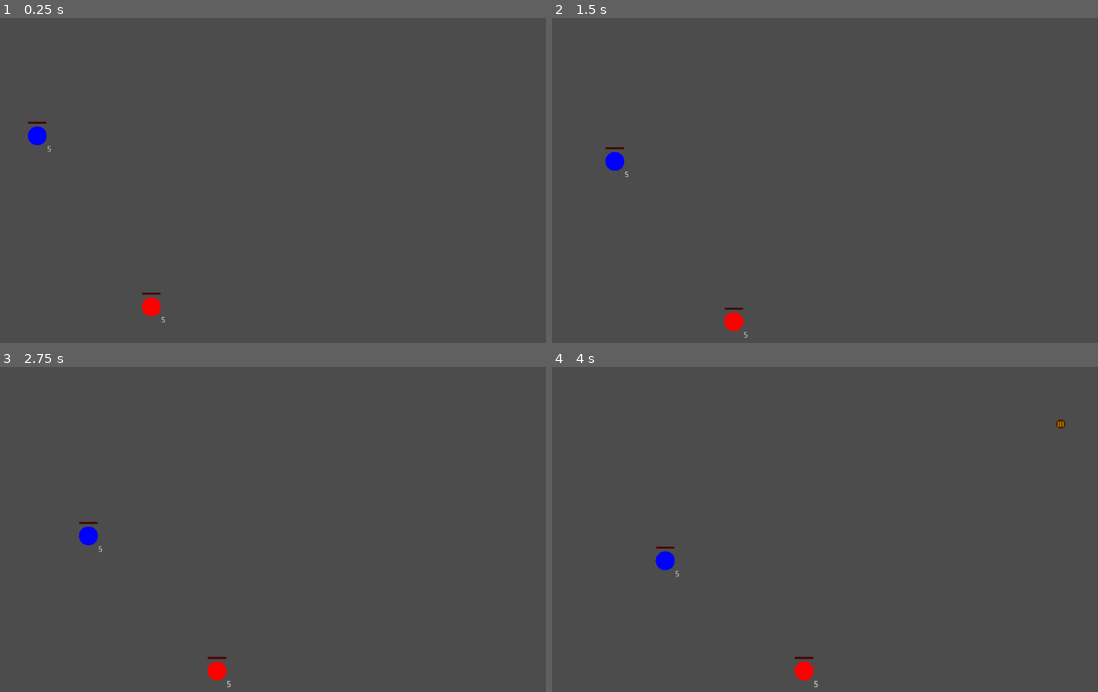
Above: before the commit, frames 1-4 (two rows, left to right).
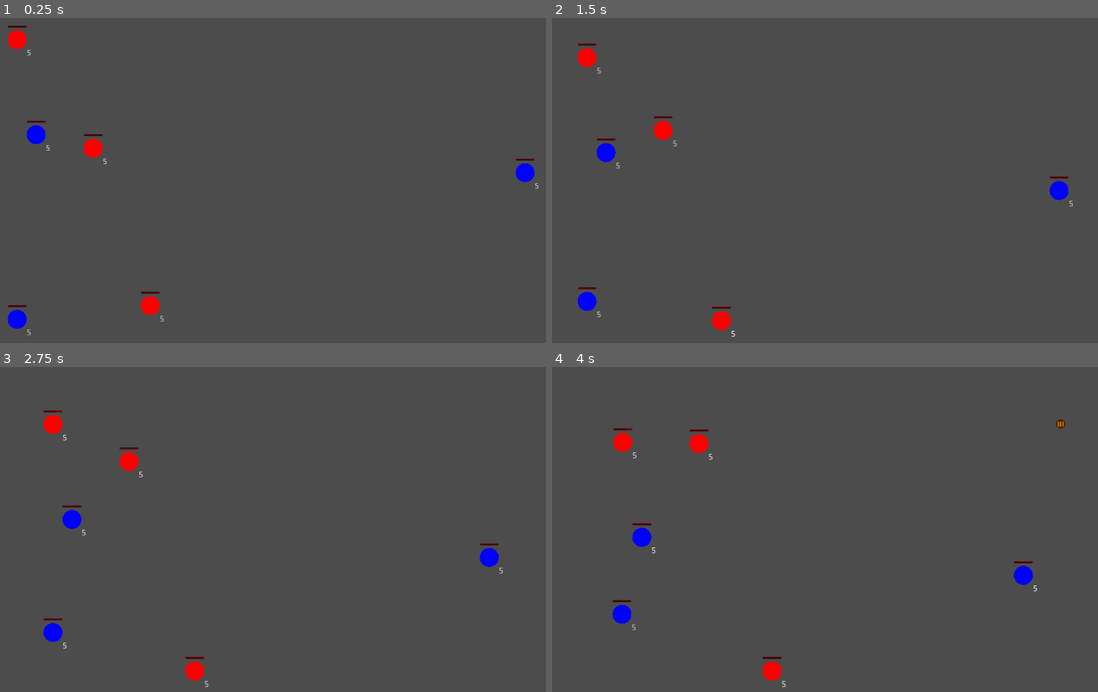
Above: after the commit, the same moments.

Repository: Nabiz/ZombieGameAI
Game: Godot game, scene res://Main.tscn
Same seed, same stepped clock (60 frames per second), same inputs: the game is played once before the commit and once after it.
Inputs:
- Up to frame 1 (0.25 s): no input
- Up to frame 2 (1.5 s): no input
- Up to frame 3 (2.75 s): no input
- Up to frame 4 (4 s): no input

The runs differ from the first frame. In frame 1, 1.0% of the frame differs, in the area x 1-99%, y 2-98%; in frame 2, 1.4%; in frame 3, 1.6%; in frame 4, 1.6%, in the area x 11-89%, y 18-99%.

Commit message:
add bot shooting

Diff:
--- a/BotShooter/Bot.gd
+++ b/BotShooter/Bot.gd
@@ -1,4 +1,4 @@
-extends Node2D
+extends KinematicBody2D
 
 var astar
 var health = 10
@@ -10,13 +10,17 @@
 var destination = null
 var destination_id = null
 
-var speed = 50
+var speed = 35
 var path = []
 var direction
+
+var can_shoot = false
 
 export var team = 0
 
 var raycast
+var shoot_ray
+
 
 func _ready():
 	astar = MyAstar.new()
@@ -25,6 +29,11 @@
 	ammo_label = $Label
 	ammo_label.text = str(ammo)
 	raycast = $RayCast2D
+	shoot_ray = $ShootRay
+	if team == 0:
+		shoot_ray.modulate = Color.blue
+	else:
+		shoot_ray.modulate = Color.red
 
 func initialize():
 	vertex = Utils.graph.vertices[randi() % len(Utils.graph.vertices)].id
@@ -52,6 +61,11 @@
 		else:
 			search_for_new_path(Utils.graph.vertices[randi() % len(Utils.graph.vertices)].id)
 
+	if health == 0:
+		$CollisionShape2D.disabled = true
+		visible = false
+		set_process(false)
+
 	raycast_enemy()
 
 func search_for_new_path(target):
@@ -78,15 +92,36 @@
 	if team == 0:
 		enemies = Utils.team1
 	else:
-		enemies = []#Utils.team0
+		enemies = Utils.team0
 	for enemy in enemies:
 		raycast.set_cast_to(enemy.position-self.position)
 		raycast.force_raycast_update()
-		if raycast.get_collider():
-			prints(self.name, "shoots to", raycast.get_collider())
+		if raycast.get_collider() == enemy:
+			shoot_to_enemy(enemy, enemies)
+
+func shoot_to_enemy(enemy, enemies):
+	if can_shoot:
+		can_shoot = false
+		shoot_ray.set_cast_to(100*(enemy.position-self.position).rotated(rand_range(-0.2, 0.2)))
+		shoot_ray.force_raycast_update()
+		var shoot_object = shoot_ray.get_collider()
+		if shoot_object in enemies:
+			enemy.health = clamp(enemy.health - 1 - randi() % 4, 0, 10)
+			enemy.health_bar.value = enemy.health
+		shoot_ray.set_cast_to(shoot_ray.get_collision_point()-self.position)
+		shoot_ray.visible = true
+		yield(get_tree().create_timer(0.2), "timeout")
+		shoot_ray.visible = false
+	else:
+		if $ShootTimer.is_stopped():
+			$ShootTimer.start(rand_range(1, 2.5))
 
 func _draw():
 	if team == 0:
 		draw_circle(Vector2.ZERO, 16, Color.blue)
 	else:
 		draw_circle(Vector2.ZERO, 16, Color.red)
+
+
+func _on_ShootTimer_timeout():
+	can_shoot = true
--- a/BotShooter/Bot.tscn
+++ b/BotShooter/Bot.tscn
@@ -3,9 +3,11 @@
 [ext_resource path="res://Bot.gd" type="Script" id=1]
 
 [sub_resource type="CircleShape2D" id=1]
-radius = 16.0
+radius = 18.0
 
-[node name="Bot" type="Node2D" groups=["bots"]]
+[node name="Bot" type="KinematicBody2D" groups=[
+"bots",
+]]
 script = ExtResource( 1 )
 
 [node name="Label" type="Label" parent="."]
@@ -32,8 +34,18 @@
 }
 
 [node name="RayCast2D" type="RayCast2D" parent="."]
+visible = false
 
-[node name="Area2D" type="KinematicBody2D" parent="."]
+[node name="CollisionShape2D" type="CollisionShape2D" parent="."]
+visible = false
+shape = SubResource( 1 )
 
-[node name="CollisionShape2D" type="CollisionShape2D" parent="Area2D"]
-shape = SubResource( 1 )
+[node name="ShootTimer" type="Timer" parent="."]
+wait_time = 2.0
+one_shot = true
+
+[node name="ShootRay" type="RayCast2D" parent="."]
+visible = false
+z_index = -1
+
+[connection signal="timeout" from="ShootTimer" to="." method="_on_ShootTimer_timeout"]
--- a/BotShooter/Main.tscn
+++ b/BotShooter/Main.tscn
@@ -54,7 +54,17 @@
 
 [node name="Bot" parent="." instance=ExtResource( 3 )]
 
+[node name="Bot3" parent="." instance=ExtResource( 3 )]
+
+[node name="Bot5" parent="." instance=ExtResource( 3 )]
+
 [node name="Bot2" parent="." instance=ExtResource( 3 )]
+team = 1
+
+[node name="Bot4" parent="." instance=ExtResource( 3 )]
+team = 1
+
+[node name="Bot6" parent="." instance=ExtResource( 3 )]
 team = 1
 
 [node name="AidTimer" type="Timer" parent="."]
